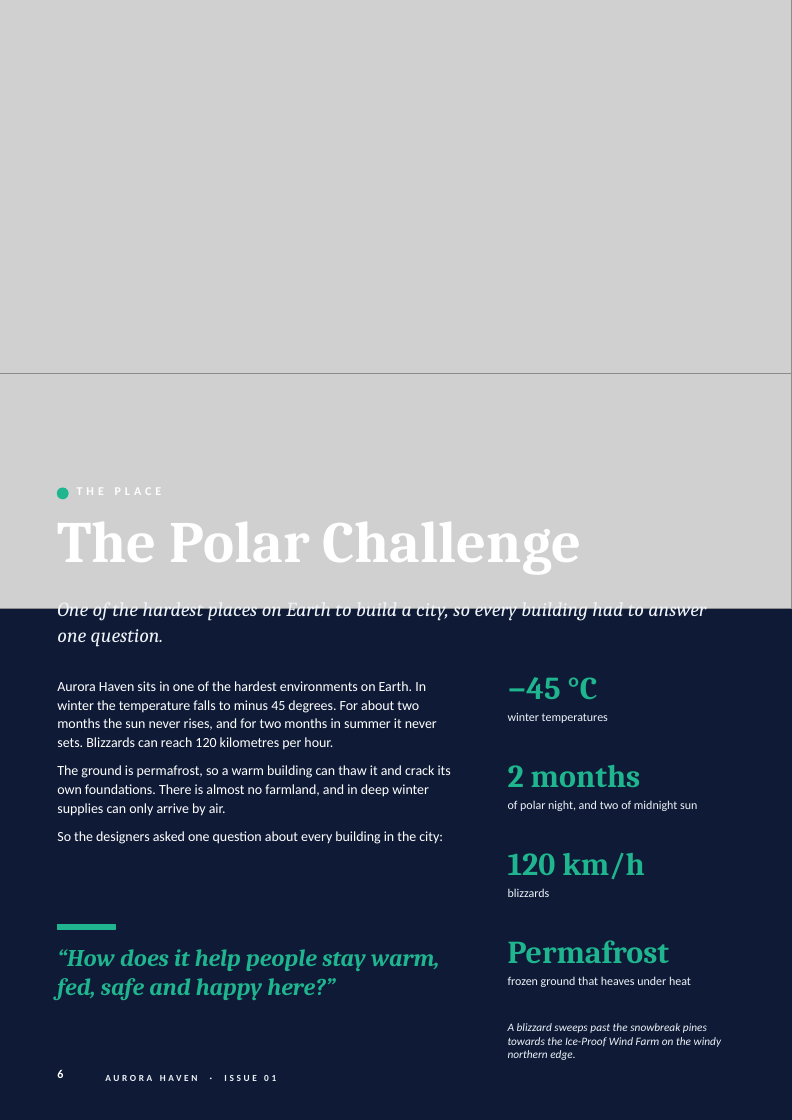
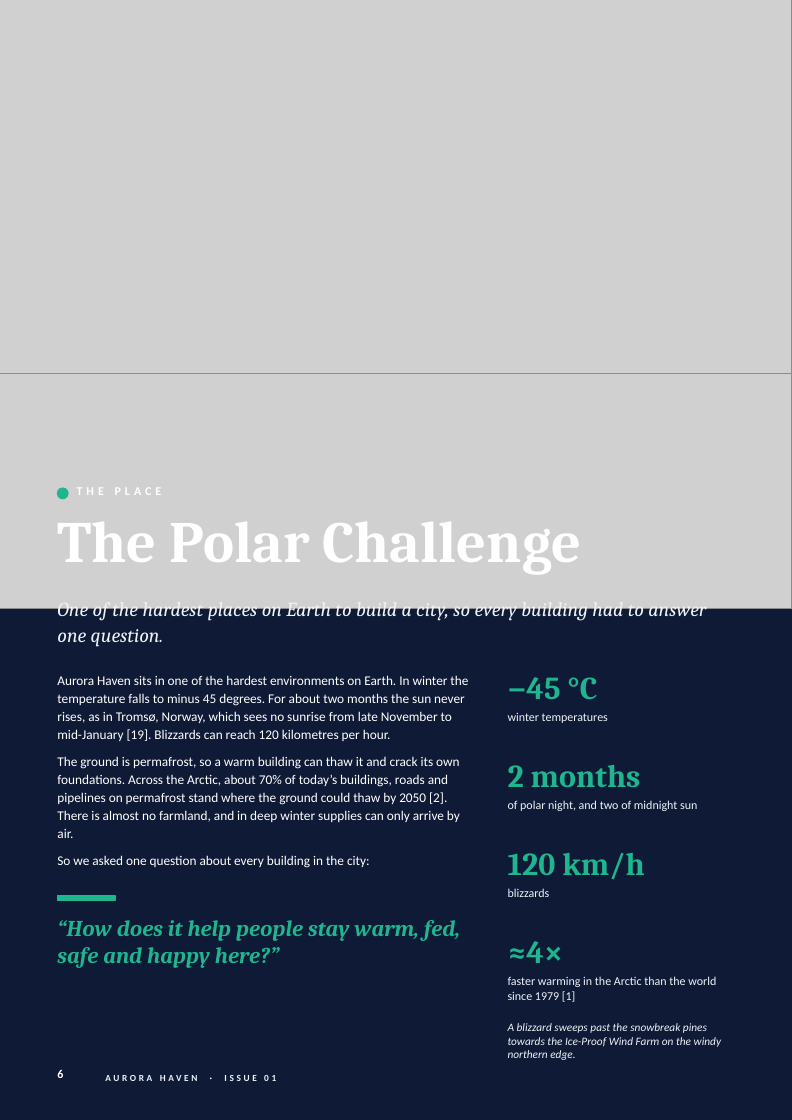
Before and after one commit to HiroKasumi-bit/chatbox-bi-n-o, a slide deck: slide 6 of output/Aurora_Haven_Magazine.pptx. Drawn at 792x1120 pixels with LibreOffice and Linux fonts; fonts in the diff are those of the drawing; grey boxes stand for pictures. Boxes give left, top, right and bottom in pixels: in the first picture for what was removed or moved away, otherwise in the second. Text is boxed around its words. In the diff, an @@ line names an element or a change of style, - is before the commit and + after.

```diff
--- a/output/Aurora_Haven_Magazine.pptx
+++ b/output/Aurora_Haven_Magazine.pptx
@@ text at (57,675,468,868): text changed; size 10.5 to 10 pt @@
-Aurora Haven sits in one of the hardest environments on Earth. In winter the temperature falls to minus 45 degrees. For about two months the sun never rises, and for two months in summer it never sets. Blizzards can reach 120 kilometres per hour.
-The ground is permafrost, so a warm building can thaw it and crack its own foundations. There is almost no farmland, and in deep winter supplies can only arrive by air.
-So the designers asked one question about every building in the city:
+Aurora Haven sits in one of the hardest environments on Earth. In winter the temperature falls to minus 45 degrees. For about two months the sun never rises, as in Tromsø, Norway, which sees no sunrise from late November to mid-January [19]. Blizzards can reach 120 kilometres per hour.
+The ground is permafrost, so a warm building can thaw it and crack its own foundations. Across the Arctic, about 70% of today’s buildings, roads and pipelines on permafrost stand where the ground could thaw by 2050 [2]. There is almost no farmland, and in deep winter supplies can only arrive by air.
+So we asked one question about every building in the city:
@@ rectangle: place and size @@
-rectangle at (57,924,115,929)
+rectangle at (57,895,115,900)
@@ text "“How does it help people ...": place and size @@
-text "“How does it help people ..." at (57,949,439,1000)
+text "“How does it help people ..." at (57,920,460,968)
@@ text "“How does it help people ..." at (57,920,460,968): size 18 to 17 pt @@
@@ text at (508,941,563,963): text changed @@
-Permafrost
+≈4×
@@ text at (508,976,716,1002): text changed @@
-frozen ground that heaves under heat
+faster warming in the Arctic than the world since 1979 [1]
```
Also in this commit, not shown: 13 other slides changed, 5 slides added, 1 slide removed, 12 other files.
